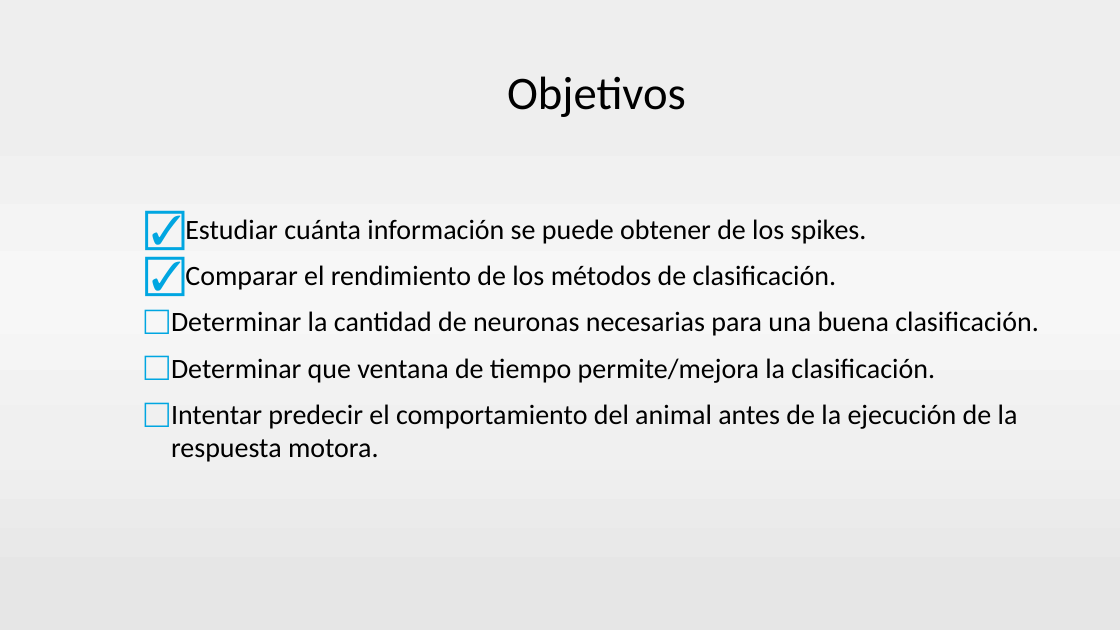
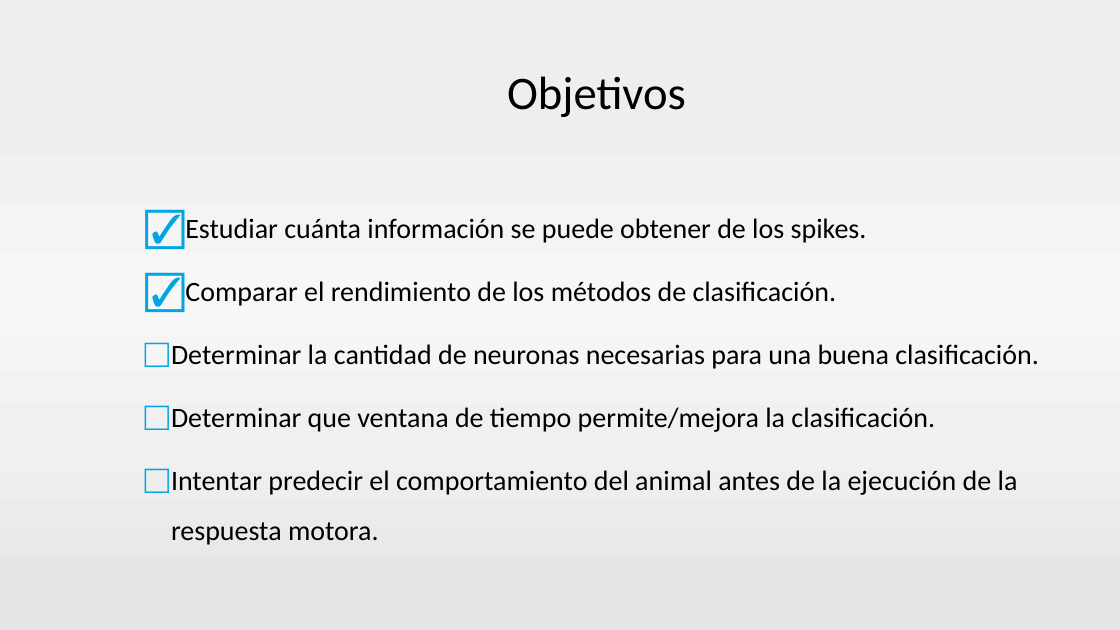
Before and after one commit to neozero86/tesis-megea, a slide deck: slide 43 of Presentacion/PresentacionTesis v2.pptx. Drawn at 1120x630 pixels with LibreOffice and Linux fonts; fonts in the diff are those of the drawing; background and template pictures are left out. Boxes give left, top, right and bottom in pixels: in the first picture for what was removed or moved away, otherwise in the second. Text is boxed around its words. In the diff, an @@ line names an element or a change of style, - is before the commit and + after.

```diff
--- a/Presentacion/PresentacionTesis v2.pptx
+++ b/Presentacion/PresentacionTesis v2.pptx
@@ text "Estudiar cuánta información se puede ..." at (171, 218, 1039, 545): line spacing 1 to 1.5 @@
```
Also in this commit, not shown: 20 other slides changed.
